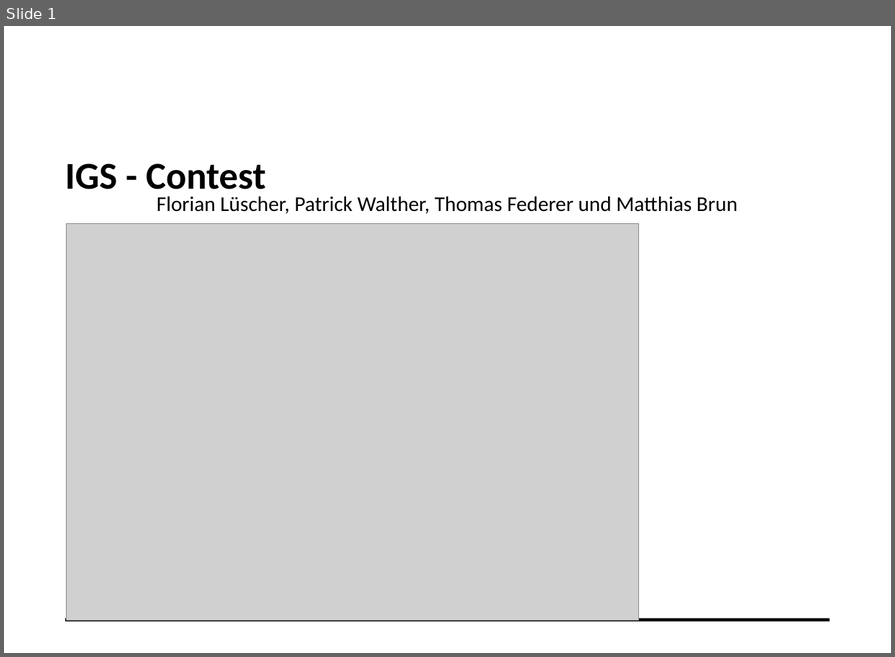
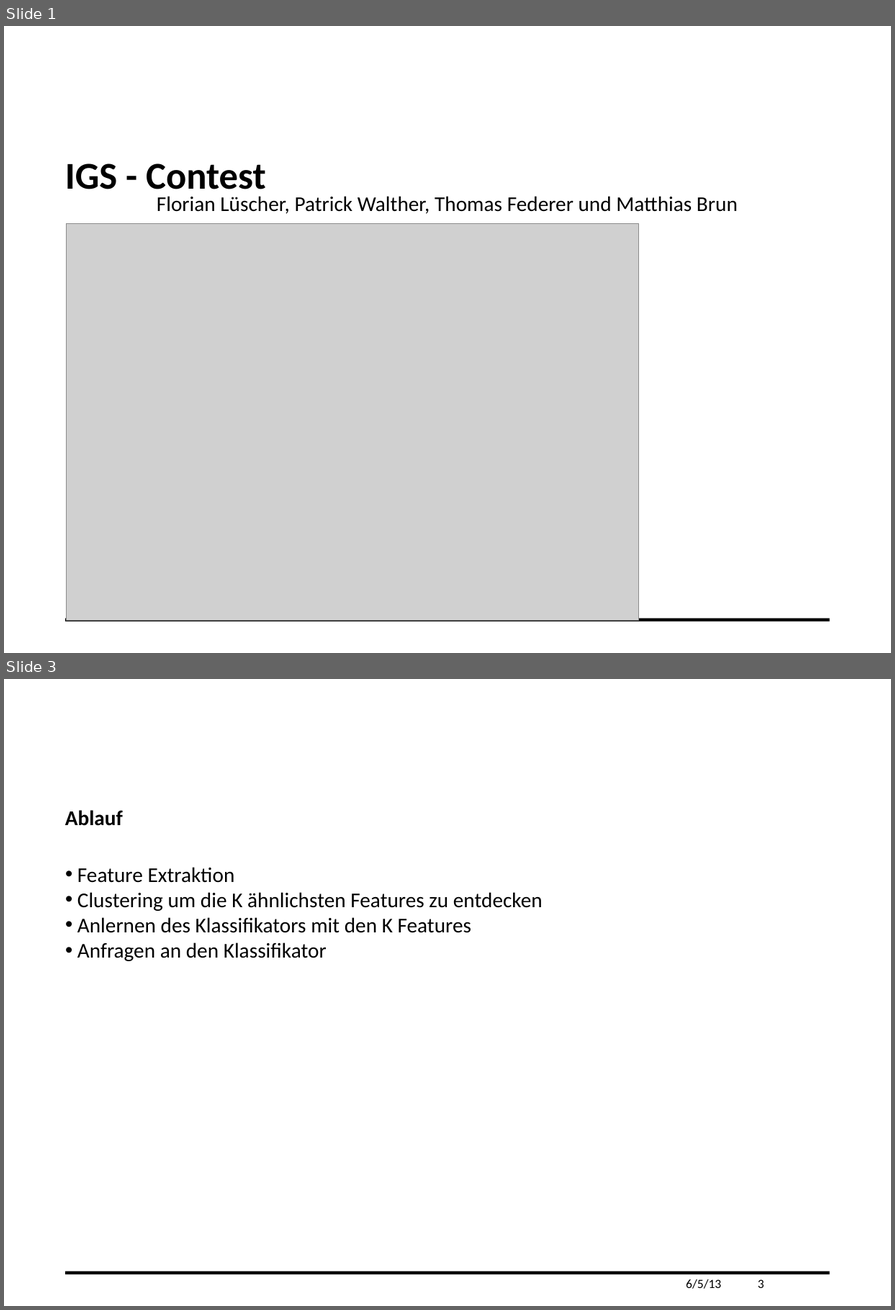
Before and after one commit to mat1/cbir, a slide deck: Contest.pptx. Shown one above the other, each under a label of ours: slide 1 before the commit, slides 1 and 3 after it; the slides between them are not shown. The pictures are 895x657 and 895x1310 pixels, drawn with LibreOffice and Linux fonts; fonts in the diff are those of the drawing; grey boxes stand for pictures; background and template pictures are left out. Boxes give left, top, right and bottom in pixels: in the first picture for what was removed or moved away, otherwise in the second. Text is boxed around its words. In the diff, an @@ line names an element or a change of style, - is before the commit and + after.

```diff
--- a/Contest.pptx
+++ b/Contest.pptx
@@ slide 3 added at (4,679,891,1306), background #FFFFFF; not listed: 1 template element that a slide beside it also shows @@
@@ text added at (65,810,123,826), 20 pt, text #000000, bold @@
+Ablauf
@@ text added at (77,867,543,961), 20 pt, text #000000 @@
+• Feature Extraktion
+• Clustering um die K ähnlichsten Features zu entdecken
+• Anlernen des Klassifikators mit den K Features
+• Anfragen an den Klassifikator
@@ text added at (686,1279,721,1289), 12 pt, text #000000 @@
+6/5/13
@@ page number added at (758,1279,764,1288), 12 pt, text #000000 @@
+3
```
Also in this commit, not shown: 11 slides changed.
